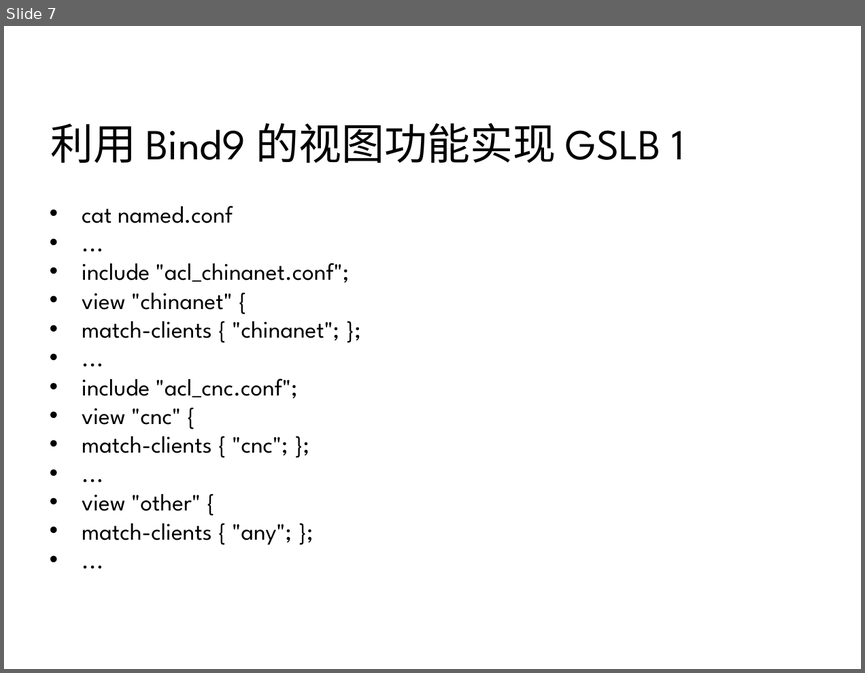
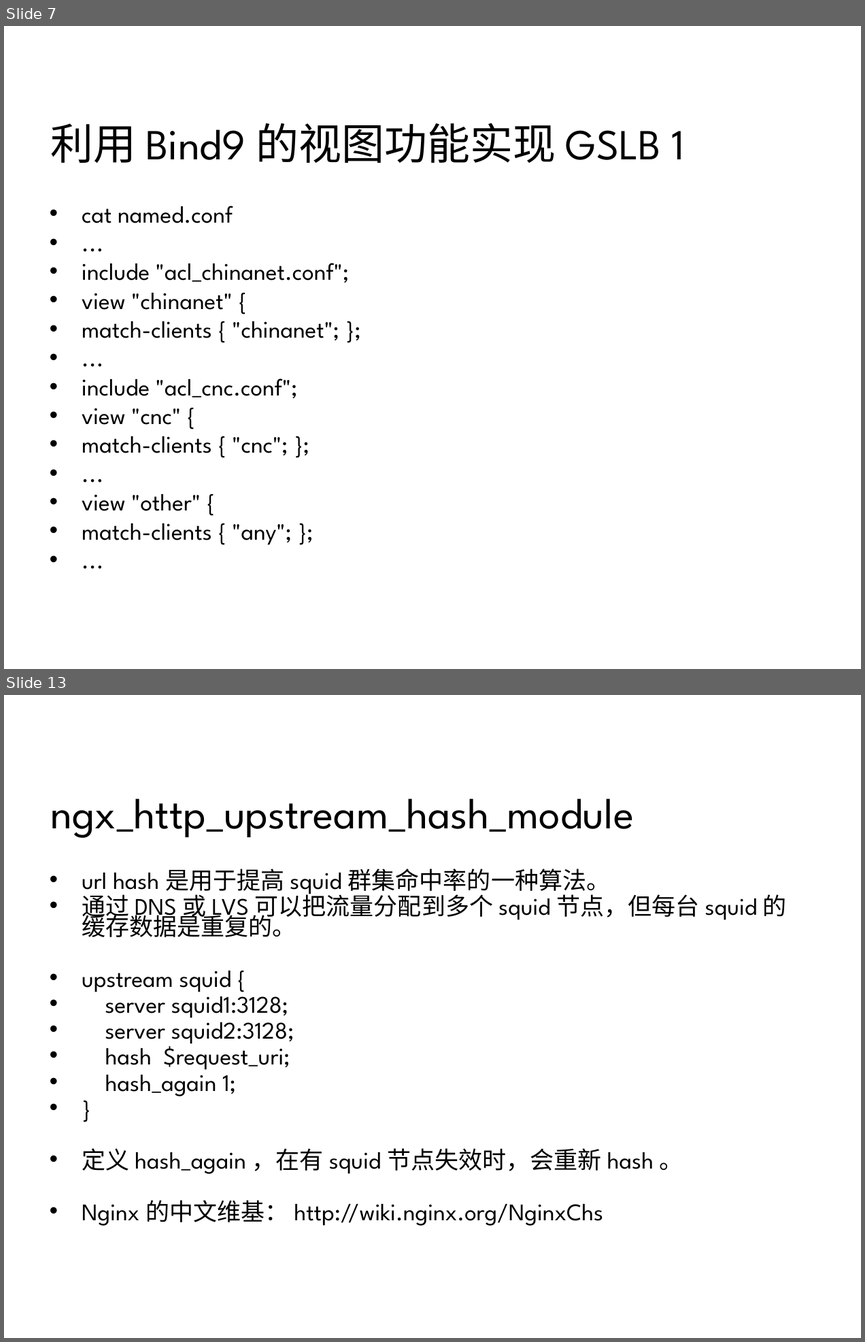
Before and after one commit to 7KjN3mHq/bluedata, a slide deck: system/01总览/架构/网站集群架构.ppt. Shown one above the other, each under a label of ours: slide 7 before the commit, slides 7 and 13 after it; the slides between them are not shown. The pictures are 865x673 and 865x1342 pixels, drawn with LibreOffice and Linux fonts; fonts in the diff are those of the drawing; background and template pictures are left out. Boxes give left, top, right and bottom in pixels: in the first picture for what was removed or moved away, otherwise in the second. Text is boxed around its words. In the diff, an @@ line names an element or a change of style, - is before the commit and + after.

```diff
--- a/system/01总览/架构/网站集群架构.ppt
+++ b/system/01总览/架构/网站集群架构.ppt
@@ slide 13 added at bbox=[4, 695, 861, 1338], background picture (left out) @@
@@ title added at bbox=[50, 798, 634, 838], 36 pt, text #000000 @@
+ngx_http_upstream_hash_module
@@ text added at bbox=[82, 868, 787, 1225], 20 pt, text #000000 @@
+• url hash 是用于提高 squid 群集命中率的一种算法。
+• 通过 DNS 或 LVS 可以把流量分配到多个 squid 节点，但每台 squid 的缓存数据是重复的。
+• upstream squid {
+• server squid1:3128;
+• server squid2:3128;
+• hash $request_uri;
+• hash_again 1;
+• }
+• 定义 hash_again ，在有 squid 节点失效时，会重新 hash 。
+• Nginx 的中文维基： http://wiki.nginx.org/NginxChs
```
Also in this commit, not shown: 10 slides changed, 2 other slides added, 6 other files.
